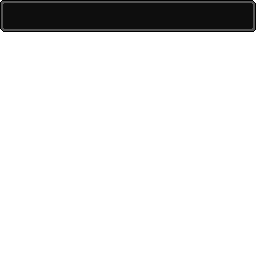
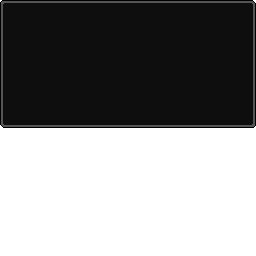
Before/after of a w=256, h=256 layered artwork. What changed in the layer stack:
renamed "Background" to "Toast", moved it above "Background", painted on it over [0, 28, 256, 128]
